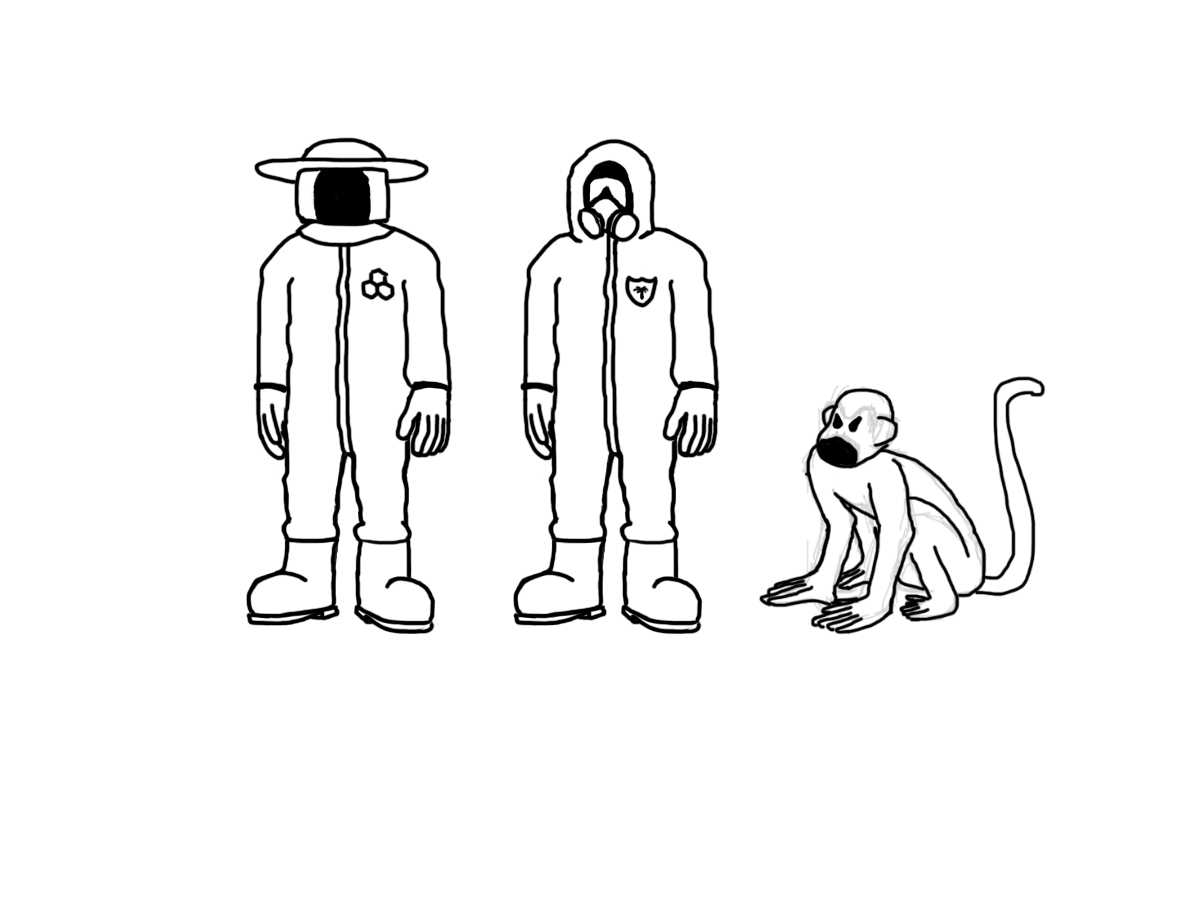
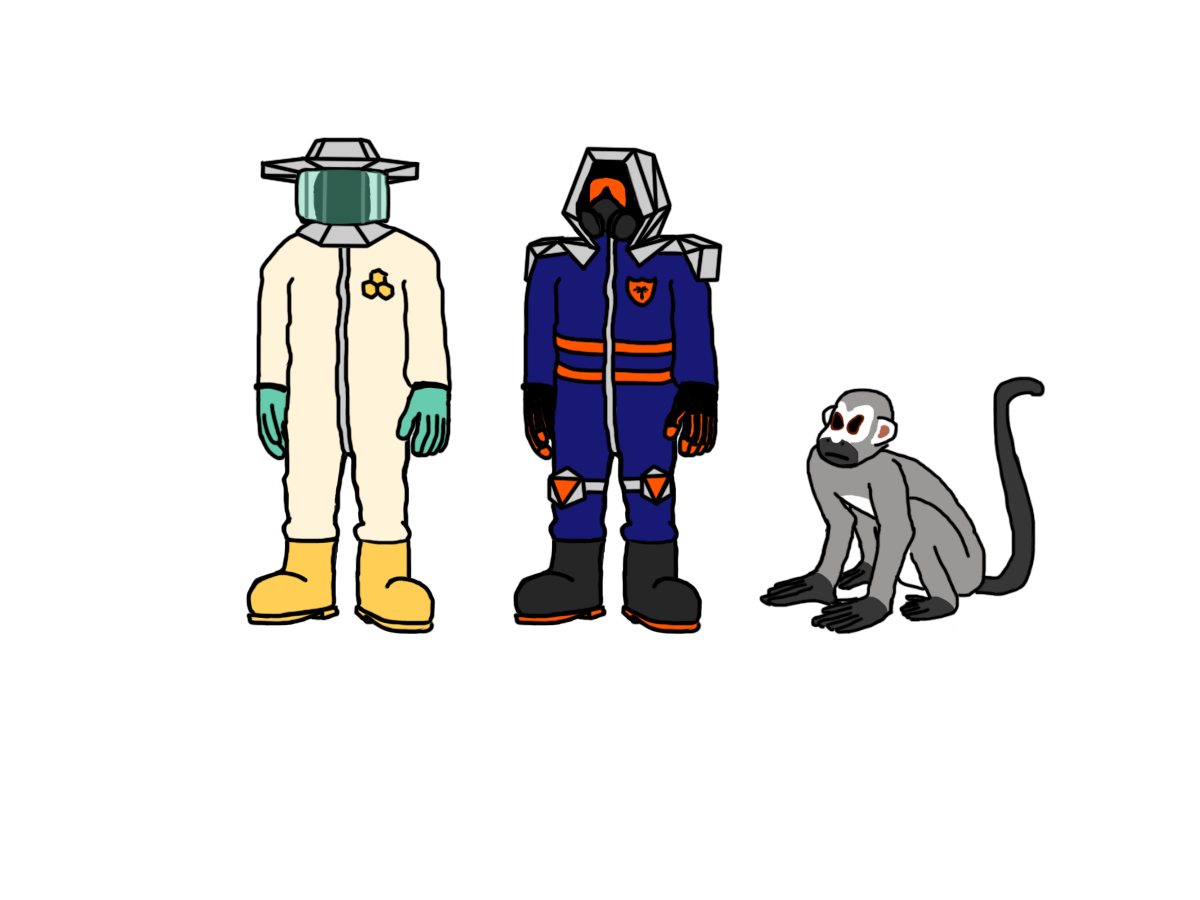
The second 1200x900 image is a revision of the first. Changes to its layers:
painted on "MICO GRANDE" (1st of 2) over [804, 435, 866, 478]
added layer "Capa 6" above "MICO GRANDE" over [761, 377, 1042, 632]
hid "MICO GRANDE" (2nd of 2) over [763, 385, 987, 621]
added group "guardabosques" with 3 layers above "apicultor" over [517, 138, 1042, 632]
moved "GUARDABOSQUES" into group "guardabosques", painted on it over [517, 138, 723, 631]
added layer "Capa 3" in group "guardabosques" over [517, 149, 720, 631]
added group "apicultor" with 3 layers above "SILUETAS" over [249, 137, 452, 632]
added layer "Capa 5" (46%) in group "apicultor" over [297, 169, 388, 225]
moved "APICULTOR" into group "apicultor", painted on it over [249, 137, 452, 632]
added layer "Capa 4" in group "apicultor" over [249, 140, 452, 632]
